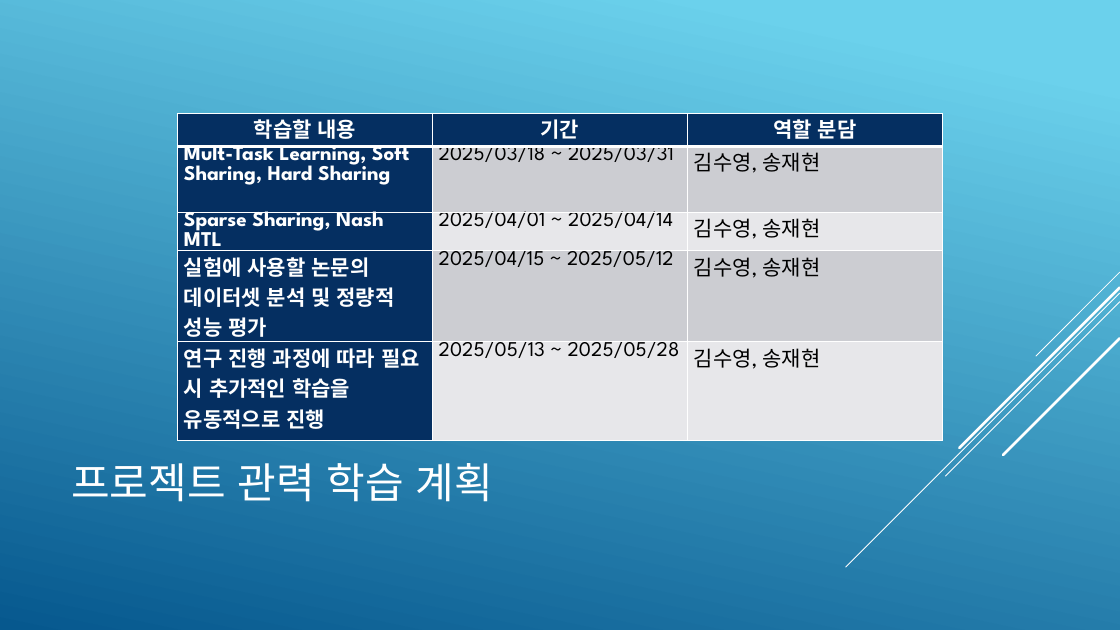
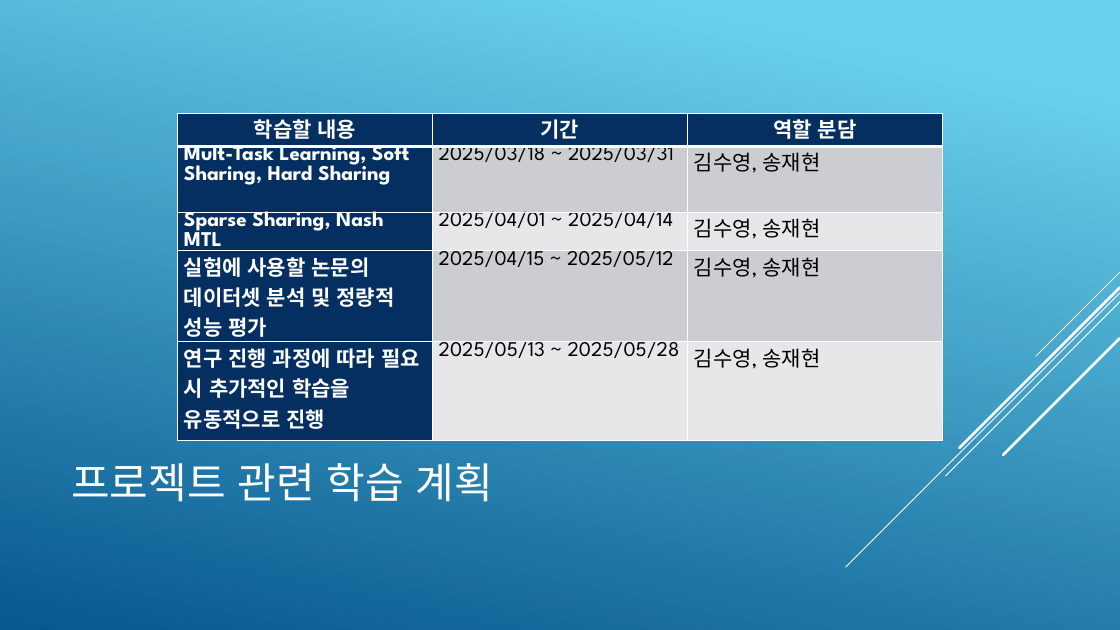
Before and after one commit to jellyfish319/CNU_Multi-Task_Learning, a slide deck: slide 8 of other/8조 발표자료 중간본.pptx. Drawn at 1120x630 pixels with LibreOffice and Linux fonts; fonts in the diff are those of the drawing. Boxes give left, top, right and bottom in pixels: in the first picture for what was removed or moved away, otherwise in the second. Text is boxed around its words. In the diff, an @@ line names an element or a change of style, - is before the commit and + after.

```diff
--- a/other/8조 발표자료 중간본.pptx
+++ b/other/8조 발표자료 중간본.pptx
@@ title at [71,463,493,502]: text changed @@
-프로젝트 관력 학습 계획
+프로젝트 관련 학습 계획
```
Also in this commit, not shown: 1 other slide changed, 1 other file.
